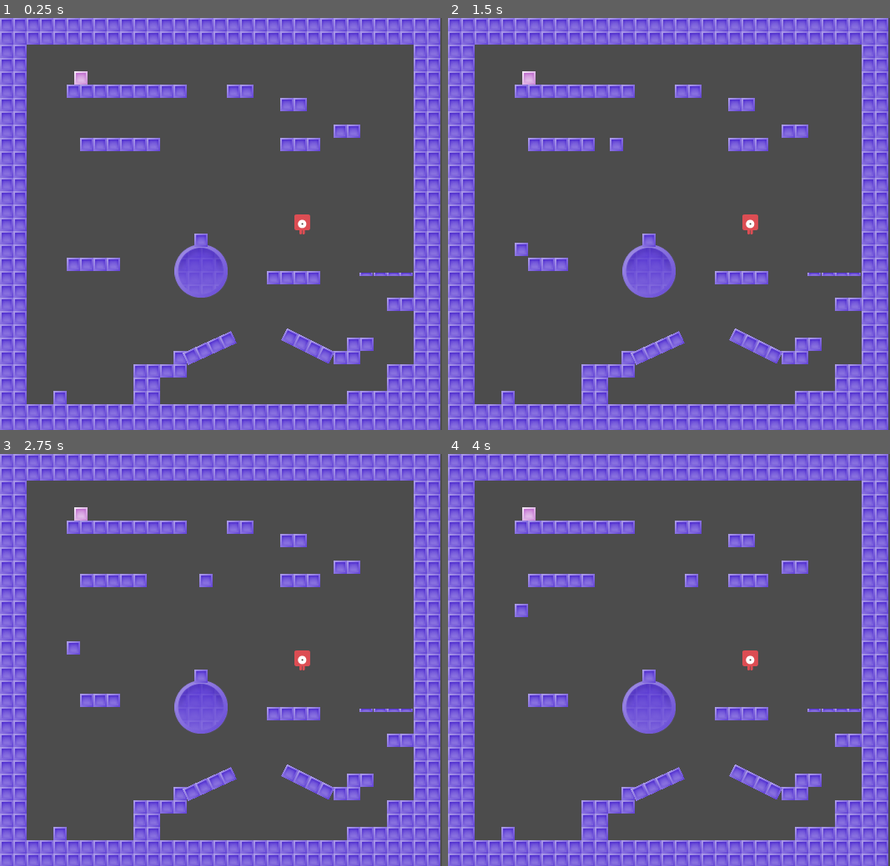
Above: before the commit, frames 1-4 (two rows, left to right).
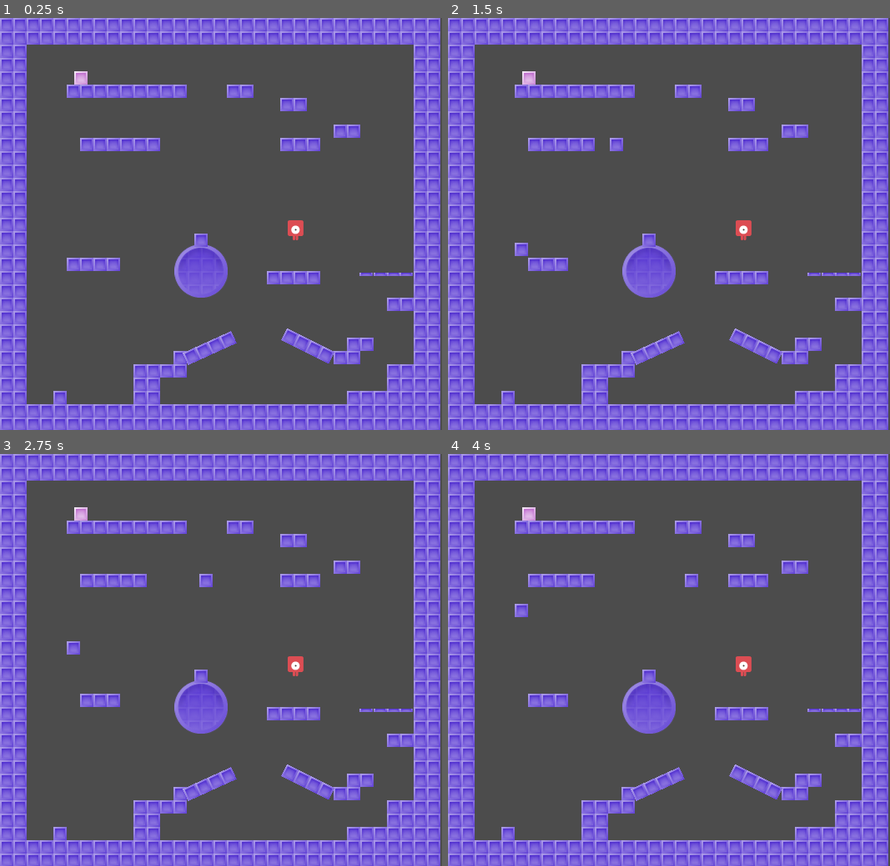
Above: after the commit, the same moments.

Repository: godotengine/gdnative-demos
Game: Godot game, scene res://colworld.tscn
The game is run twice, just before and just after one commit, with the same random seed, the same clock (stepped at 60 frames per second) and the same inputs.
Inputs:
- Up to frame 1 (0.25 s): no input
- Up to frame 2 (1.5 s): tap Enter at 0.5 s
- Up to frame 3 (2.75 s): no input
- Up to frame 4 (4 s): no input

The runs differ from the first frame. In frame 1, 0.2% of the frame differs, in the area x 65-71%, y 47-54%; in frame 2, 0.2%; in frame 3, 0.2%; in frame 4, 0.2%.

Commit message:
[kinematic_character] _fixed_process => _physics_process

Diff:
--- a/cpp/kinematic_character/colworld.tscn
+++ b/cpp/kinematic_character/colworld.tscn
@@ -14,7 +14,8 @@
 platform/Windows_64bit = ""
 platform/OSX = ""
 platform/Android = ""
-platform/iOS = ""
+platform/iOS_32bit = ""
+platform/iOS_64bit = ""
 platform/WebAssembly = ""
 _sections_unfolded = [ "platform" ]
 
@@ -144,6 +145,7 @@
 
 [node name="colworld" type="Node2D"]
 
+editor/display_folded = true
 script = SubResource( 2 )
 
 [node name="TileMap" type="TileMap" parent="."]
@@ -186,7 +188,7 @@
 
 [node name="Character" parent="." instance=ExtResource( 3 )]
 
-position = Vector2( 362.296, 247.923 )
+position = Vector2( 354.296, 254.923 )
 
 [node name="moving_platform1" type="KinematicBody2D" parent="."]
 
@@ -248,6 +250,10 @@
 [node name="youwin" type="Label" parent="."]
 
 visible = false
+anchor_left = 0.0
+anchor_top = 0.0
+anchor_right = 0.0
+anchor_bottom = 0.0
 margin_left = 196.0
 margin_top = 41.0
 margin_right = 344.0
@@ -342,6 +348,7 @@
 
 [node name="circle" type="KinematicBody2D" parent="."]
 
+editor/display_folded = true
 position = Vector2( 241.169, 304.126 )
 input_pickable = false
 collision_layer = 1
@@ -379,6 +386,7 @@
 
 [node name="platform" type="StaticBody2D" parent="."]
 
+editor/display_folded = true
 position = Vector2( 251.44, 396.557 )
 rotation = -0.428054
 input_pickable = false
@@ -399,6 +407,7 @@
 
 [node name="platform1" type="StaticBody2D" parent="."]
 
+editor/display_folded = true
 position = Vector2( 369.116, 394.016 )
 rotation = 0.465931
 input_pickable = false
--- a/cpp/kinematic_character/project.godot
+++ b/cpp/kinematic_character/project.godot
@@ -1,6 +1,12 @@
+; Engine configuration file.
+; It's best edited using the editor UI and not directly,
+; since the parameters that go here are not all obvious.
+;
+; Format:
+;   [section] ; section goes between []
+;   param=value ; assign values to parameters
+
 config_version=3
-
-config_version=null
 
 [application]
 
@@ -18,6 +24,10 @@
 window/height=495
 window/width=530
 
+[gdnative]
+
+singletons=[  ]
+
 [input]
 
 jump=[ Object(InputEventKey,"resource_local_to_scene":false,"resource_name":"","device":0,"alt":false,"shift":false,"control":false,"meta":false,"command":false,"pressed":false,"scancode":32,"unicode":0,"echo":false,"script":null)
Not shown: 8 places in cpp/kinematic_character/colworld.tscn that only renumber resources
Not shown, changed: cpp/kinematic_character/Script/.sconsign.dblite
Not shown, added: cpp/kinematic_character/Script/Makefile
Not shown, changed: cpp/kinematic_character/Script/src/common.cpp
Not shown, changed: cpp/kinematic_character/Script/src/player.cpp
Not shown, changed: cpp/kinematic_character/Script/src/player.h
